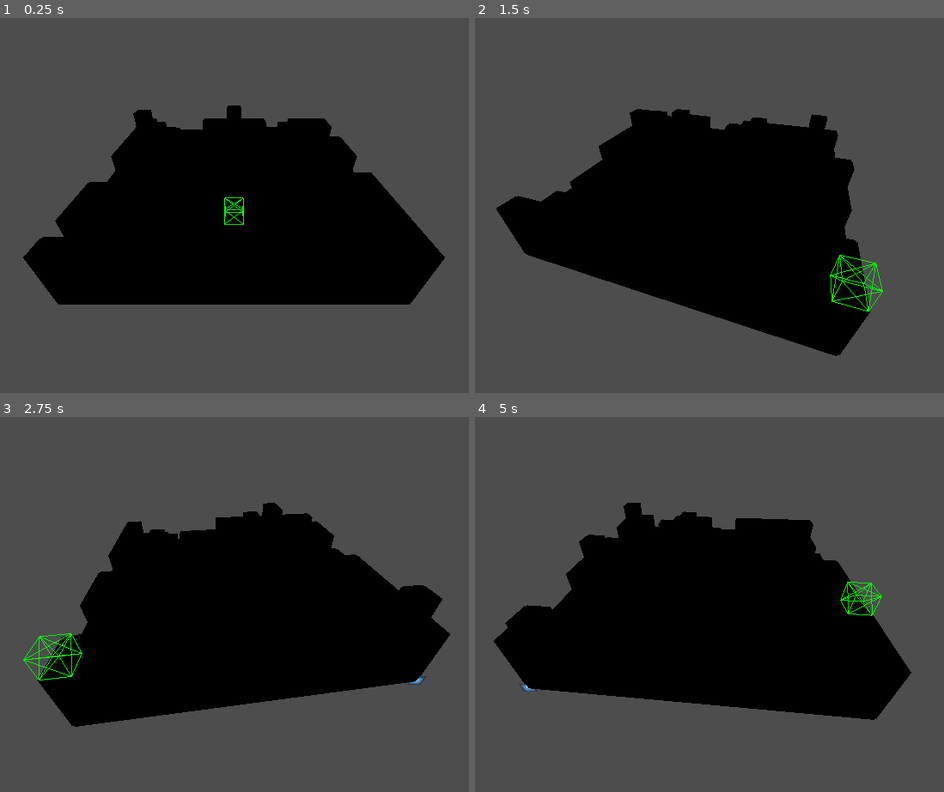
Above: before the commit, frames 1-4 (two rows, left to right).
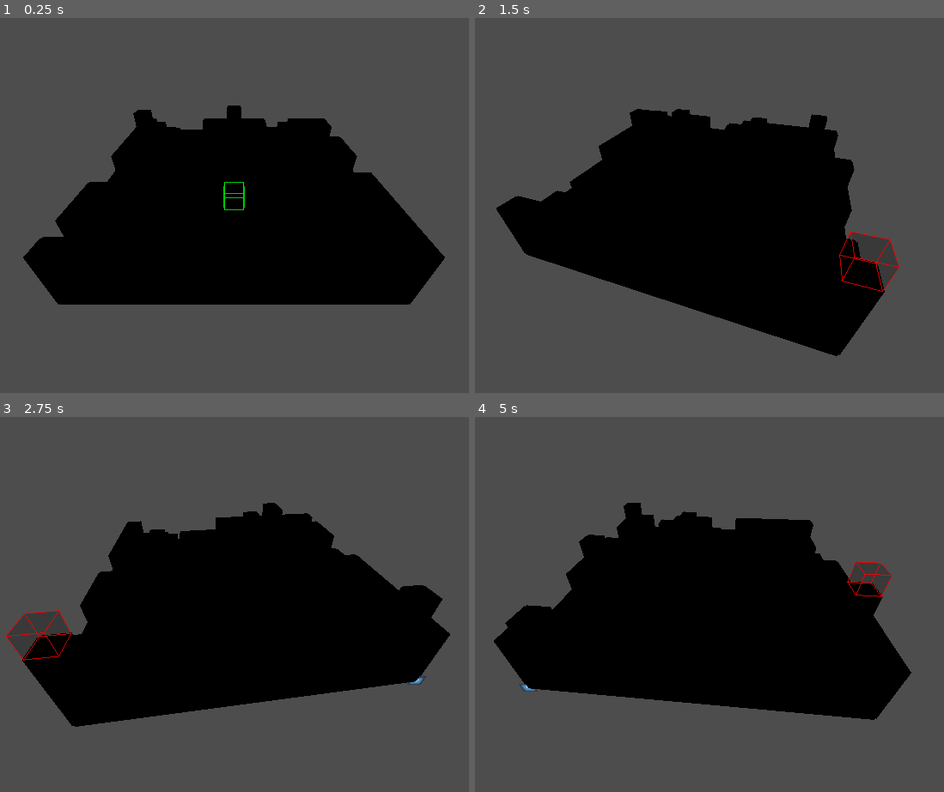
Above: after the commit, the same moments.

Repository: Nalooff/TSG
Game: Godot game, scene res://Scenes/world.tscn
Two runs of this game, one before a commit and one after it. Both use one fixed random seed, a clock stepped at 60 frames per second and the inputs below. The engine's default icon, where the game draws it, is replaced by a stand-in: a white triangle on a blue panel in a dark square.
Inputs (mouse positions are in pixels of both pictures, inside the frame that each line leads up to):
- Up to frame 1 (0.25 s): no input
- Up to frame 2 (1.5 s): tap Enter (change_view) at 0.5 s; move the mouse to (676, 276) at 0.52 s; hold Enter (change_view) 0.53-1.28 s; hold Right (rotate_right) from 0.53 s (still down); move the mouse to (915, 258) at 1.27 s; click (915, 258) at 1.35 s
- Up to frame 3 (2.75 s): move the mouse to (28, 540) at 2.02 s; release Right (rotate_right) at 2.03 s; hold Left (rotate_left) from 2.03 s (still down); hold Middle mouse button (rotate_cam) from 2.03 s (still down)
- Up to frame 4 (5 s): tap Space at 2.75 s; move the mouse to (742, 600) at 2.77 s; release Middle mouse button (rotate_cam) at 2.78 s; tap Enter (change_view) at 2.85, 3.5 s; move the mouse to (606, 503) at 3.52 s; press the mouse at (606, 503) at 3.53 s; move the mouse to (859, 578) at 4.27 s; release Left (rotate_left) at 4.28 s; release the mouse at (859, 578) at 4.28 s; hold Right (rotate_right) from 4.28 s (still down); tap Middle mouse button (rotate_cam) at 4.35 s

The runs differ from the first frame. In frame 1, 0.2% of the frame differs, in the area x 47-53%, y 43-56%; in frame 2, 0.7%; in frame 3, 0.8%, in the area x 1-18%, y 51-71%; in frame 4, 0.5%.

Commit message:
Introduce PieceHandler and refactor pieces
Adds PieceHandler (GridGeneration/BaseScript) to centralize cursor preview state and connect preview signals. Refactors PiecePlacer and PieceRemover to extend PieceHandler, removing duplicated state and using shared validation (_is_cursor_valid) and failure hook (_handle_action_failure). PieceRemover now has class_name and a _try_remove_piece_at_cursor stub. Removes BlockPreview node from Scenes/world.tscn. Reduces duplication and centralizes validation/failure behavior for piece operations.

Diff:
--- /dev/null
+++ b/GridGeneration/BaseScript/piece_handler.gd
@@ -0,0 +1,32 @@
+extends Node
+class_name PieceHandler
+
+var current_grid_pos: Vector3i = Vector3i(-1, -1, -1)
+var current_size: Vector3i = Vector3i(0, 0, 0)
+var current_placement_valid: bool = false
+
+func _ready() -> void:
+	_connect_signals()
+
+## Hook to connect standard signals. Can be extended by children using super()
+func _connect_signals() -> void:
+	EventBus.preview_updated.connect(_on_preview_updated)
+
+## Keeps state updated with positioning variables received from the cursor tracking systems
+func _on_preview_updated(grid_pos: Vector3i, size: Vector3i, is_valid: bool) -> void:
+	current_grid_pos = grid_pos
+	current_size = size
+	current_placement_valid = is_valid
+
+## Shared validation wrapper. Returns true if cursor position is valid.
+func _is_cursor_valid() -> bool:
+	if current_grid_pos.x == -1:
+		return false
+	if not current_placement_valid:
+		_handle_action_failure()
+		return false
+	return true
+
+## Virtual method: Children must override this to handle their specific failures
+func _handle_action_failure() -> void:
+	pass
--- a/GridGeneration/piece_placer.gd
+++ b/GridGeneration/piece_placer.gd
@@ -1,36 +1,20 @@
-extends Node
+extends PieceHandler
 class_name PiecePlacer
-
-var current_grid_pos: Vector3i = Vector3i(-1, -1, -1)
-var current_size: Vector3i = Vector3i(0, 0, 0)
-var current_placement_valid: bool = false
-
-func _ready() -> void:
-	EventBus.preview_updated.connect(_on_preview_updated)
-
-## Keeps state updated with positioning variables received from the cursor tracking systems
-func _on_preview_updated(grid_pos: Vector3i, size: Vector3i, is_valid: bool) -> void:
-	current_grid_pos = grid_pos
-	current_size = size
-	current_placement_valid = is_valid
 
 func _unhandled_input(event: InputEvent) -> void:
 	if event.is_action_pressed("place_piece"):
 		_try_place_piece_at_cursor()
 
-## Verifies active safety variables before committing structures via the global EventBus
 func _try_place_piece_at_cursor() -> void:
-	if current_grid_pos.x == -1: return
-	if not current_placement_valid:
-		_handle_placement_failure()
-		return
+	# Calls the parent method to check if the cursor state is valid
+	if not _is_cursor_valid(): return
 
 	# Decoupled emission! Grid hears this and builds everything.
 	var request_coord = Vector2i(current_grid_pos.x, current_grid_pos.z)
 	EventBus.placement_requested.emit(request_coord, current_size)
 
-## Emits notification detailing a rejected action state back to core buses
-func _handle_placement_failure() -> void:
+## Specific failure logic for placing (projects height upward)
+func _handle_action_failure() -> void:
 	var projected_height = current_grid_pos.y + current_size.y
 	var fail_coords = Vector3i(current_grid_pos.x, projected_height, current_grid_pos.z)
 	EventBus.block_placed.emit(fail_coords, current_size, false)
--- a/GridGeneration/piece_remover.gd
+++ b/GridGeneration/piece_remover.gd
@@ -1,3 +1,18 @@
-extends Node
+extends PieceHandler
+class_name PieceRemover
 
-##ADD LOGIC TO REMOVE A BLOCK
+#func _unhandled_input(event: InputEvent) -> void:
+#	if event.is_action_pressed("remove_piece"):
+#		_try_remove_piece_at_cursor()
+
+func _try_remove_piece_at_cursor() -> void:
+	if not _is_cursor_valid(): return
+
+	var request_coord = Vector2i(current_grid_pos.x, current_grid_pos.z)
+	#_execute_decoupled_removal(request_coord, current_size)
+
+
+## Specific failure logic for removing (keeps current layer height)
+func _handle_action_failure() -> void:
+	var fail_coords = Vector3i(current_grid_pos.x, current_grid_pos.y, current_grid_pos.z)
+	EventBus.block_placed.emit(fail_coords, current_size, false)
--- a/Scenes/world.tscn
+++ b/Scenes/world.tscn
@@ -19,9 +19,6 @@
 
 [node name="Grid" parent="." instance=ExtResource("3_wfsc2")]
 
-[node name="BlockPreview" parent="Grid" index="1"]
-mode = 1
-
 [node name="BasePawn" parent="." instance=ExtResource("1_er4mj")]
 
 [editable path="Grid"]
